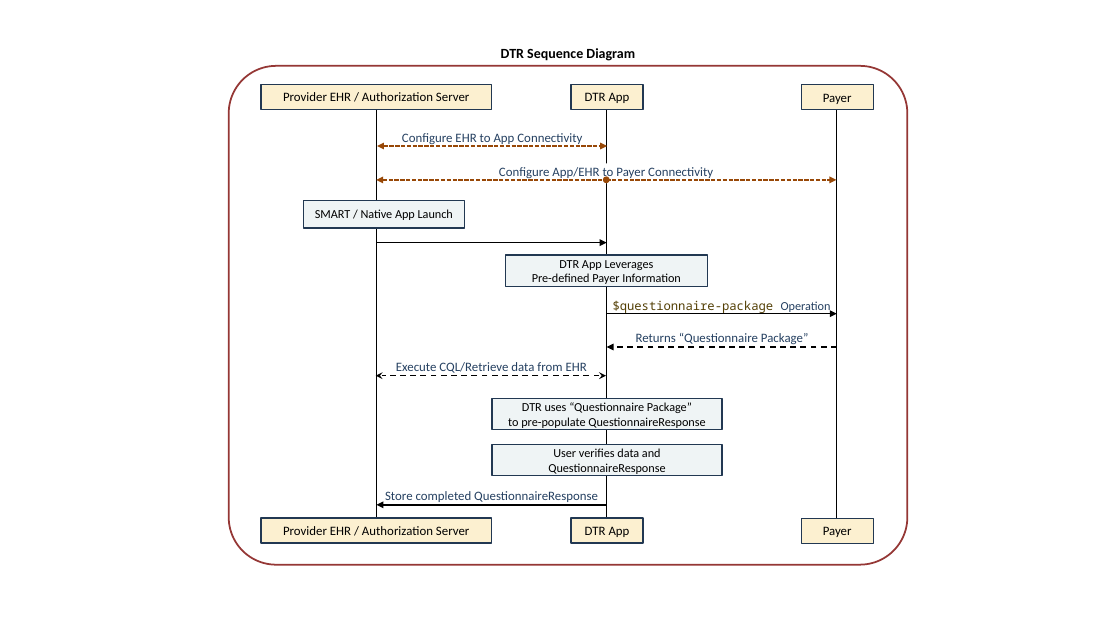
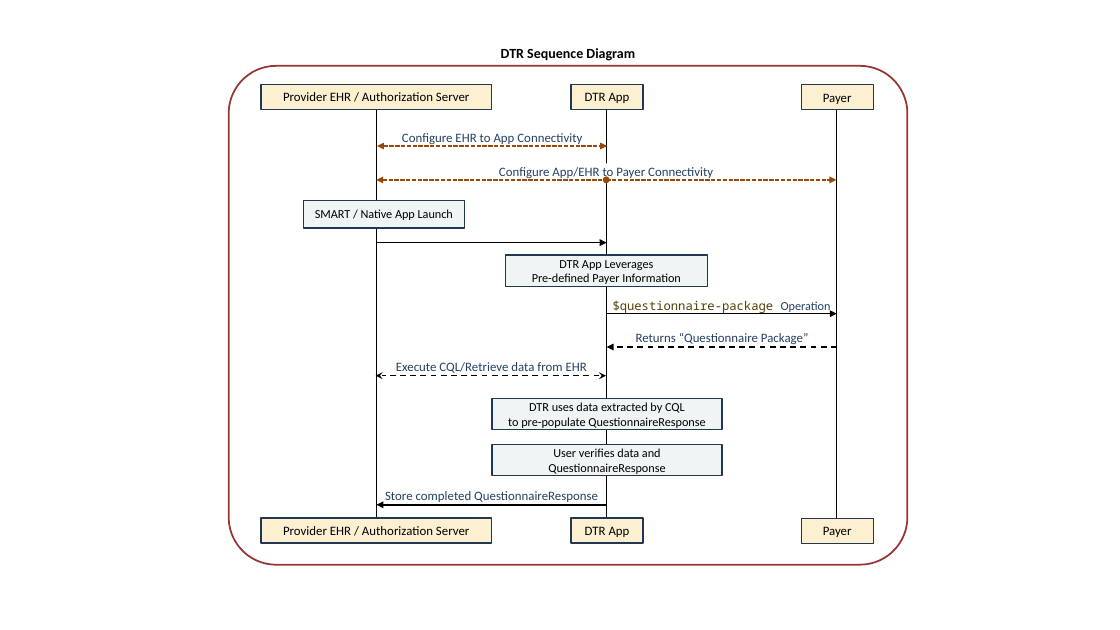
Before and after one commit to HL7/davinci-dtr, a slide deck: slide 2 of input/images-source/CRD_DTR_Flow.pptx. Drawn at 1120x630 pixels with LibreOffice and Linux fonts; fonts in the diff are those of the drawing. Boxes give left, top, right and bottom in pixels: in the first picture for what was removed or moved away, otherwise in the second. Text is boxed around its words. In the diff, an @@ line names an element or a change of style, - is before the commit and + after.

```diff
--- a/input/images-source/CRD_DTR_Flow.pptx
+++ b/input/images-source/CRD_DTR_Flow.pptx
@@ text in rectangle at bbox=[529, 402, 685, 413]: text changed @@
-DTR uses “Questionnaire Package”
+DTR uses data extracted by CQL
```
Also in this commit, not shown: 1 other slide changed.
